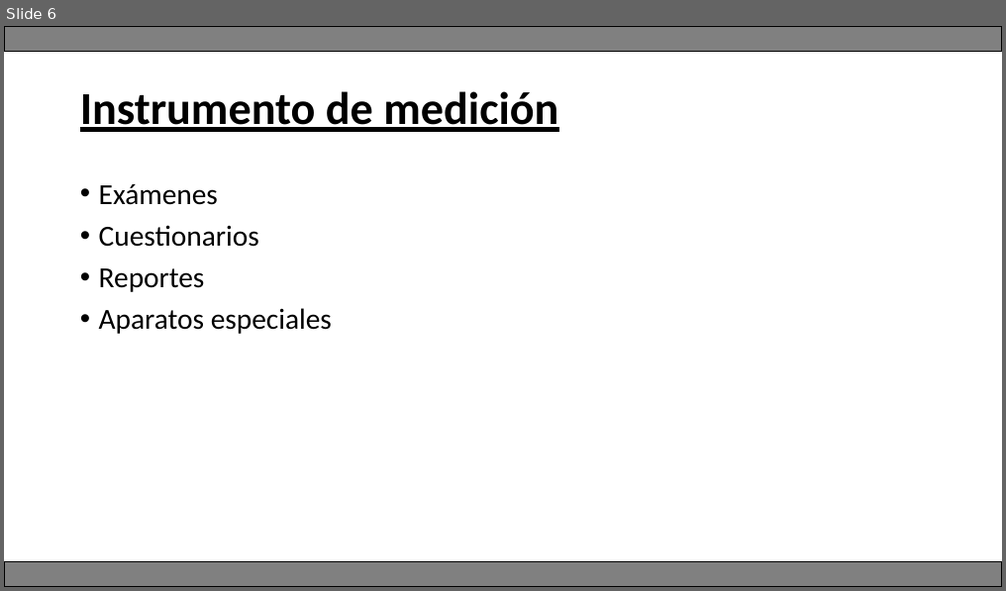
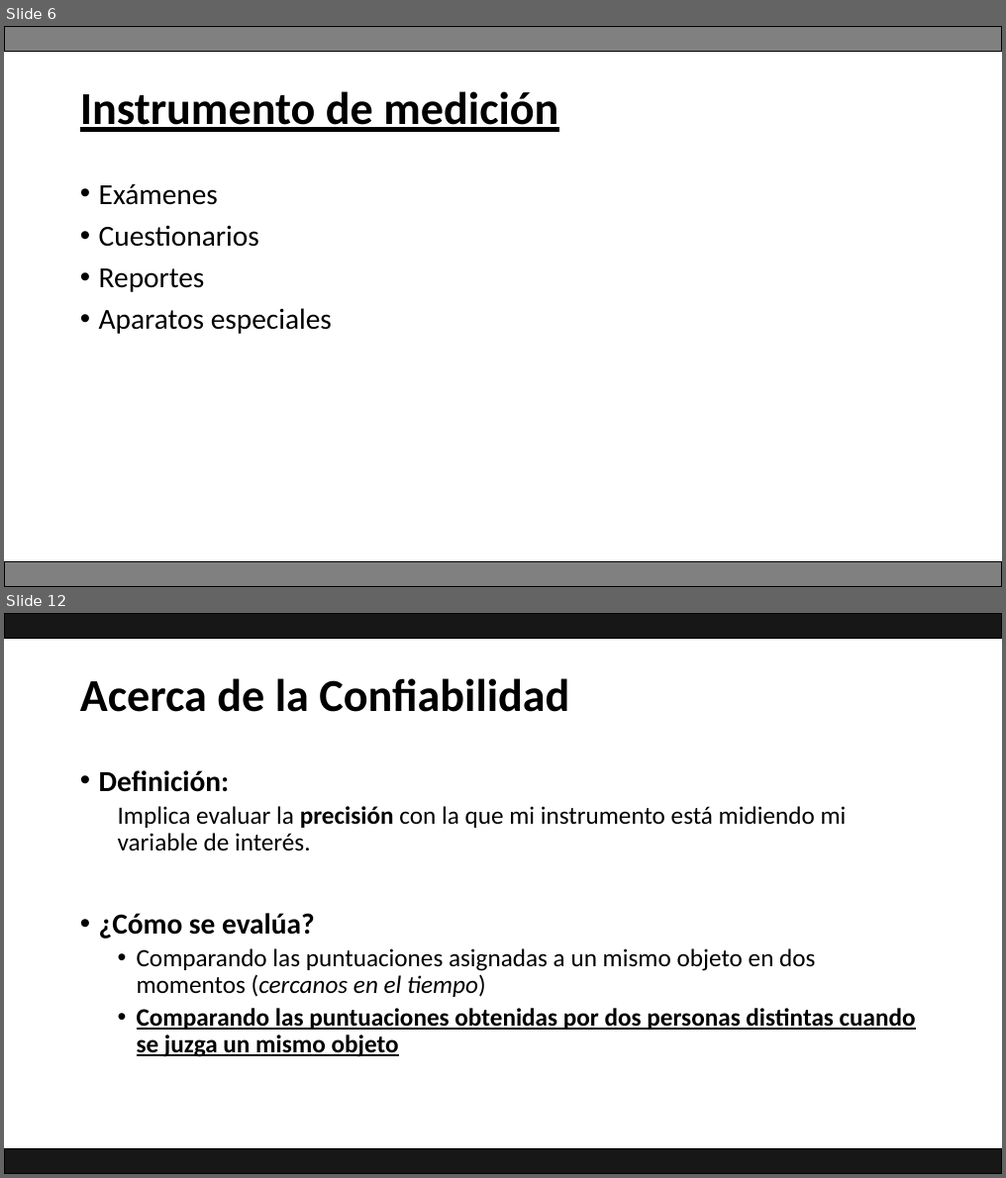
Before and after one commit to Adrifelcha/afchavez-019, a slide deck: JeanPiaget/Presentaciones/04_RecolecciónyAnálisisDatos.pptx. Shown one above the other, each under a label of ours: slide 6 before the commit, slides 6 and 12 after it; the slides between them are not shown. The pictures are 1006x591 and 1006x1178 pixels, drawn with LibreOffice and Linux fonts; fonts in the diff are those of the drawing. Boxes give left, top, right and bottom in pixels: in the first picture for what was removed or moved away, otherwise in the second. Text is boxed around its words. In the diff, an @@ line names an element or a change of style, - is before the commit and + after.

```diff
--- a/JeanPiaget/Presentaciones/04_RecolecciónyAnálisisDatos.pptx
+++ b/JeanPiaget/Presentaciones/04_RecolecciónyAnálisisDatos.pptx
@@ slide 12 added at (4,613,1002,1174), background #FFFFFF @@
@@ rectangle added at (4,613,1002,638), fill #181717, outline #000000 1 pt @@
@@ title added at (80,678,569,712), 44 pt, text #000000, bold @@
+Acerca de la Confiabilidad
@@ text added at (99,770,916,1058), 24 pt, text #000000 @@
+• Definición:
+  Implica evaluar la precisión con la que mi instrumento está midiendo mi variable de interés.
+• ¿Cómo se evalúa?
+  • Comparando las puntuaciones asignadas a un mismo objeto en dos momentos (cercanos en el tiempo)
+  • Comparando las puntuaciones obtenidas por dos personas distintas cuando se juzga un mismo objeto
@@ rectangle added at (4,1150,1002,1174), fill #181717, outline #000000 1 pt @@
```
Also in this commit, not shown: 1 slide changed, 19 other slides added, 11 other files.
